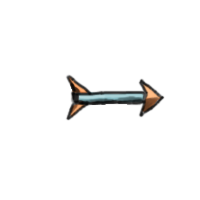
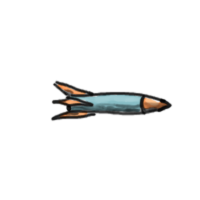
Comparing the layer stacks of the two 200 × 200 images. Changes:
added layer "harpoon lines" above "harpoon shadow" over [50, 79, 173, 122]
added layer "harpoon shadow" above "harpoon light" over [62, 88, 170, 117]
added layer "harpoon light" (soft light) above "harpoon color" over [61, 82, 160, 120]
added layer "harpoon color" above "seeker lines" over [56, 83, 169, 119]
hid "arrow lines" over [65, 74, 165, 121]
hid "arrow shadow" over [68, 82, 162, 115]
hid "arrow light" over [68, 77, 162, 117]
hid "arrow color" over [68, 76, 162, 117]
